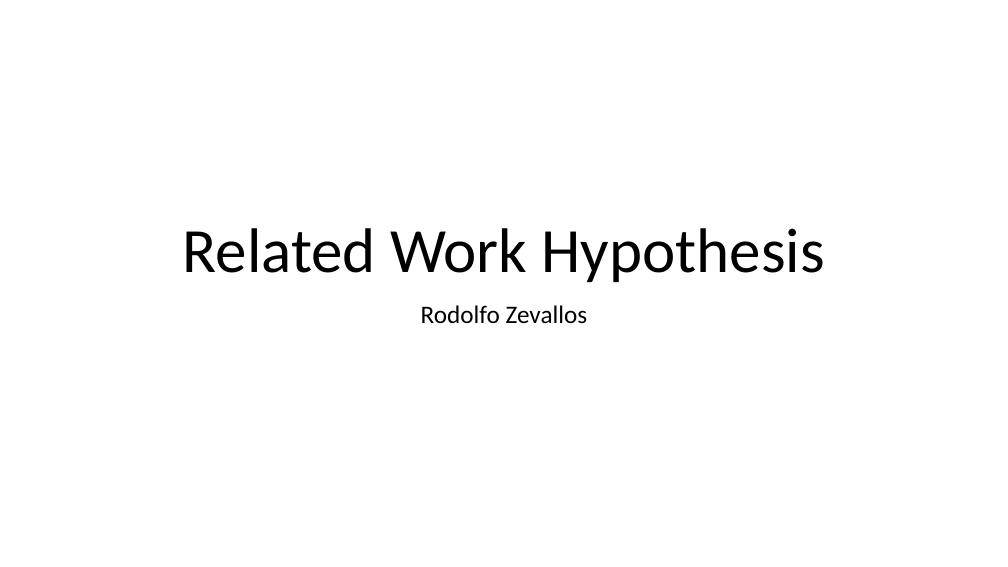
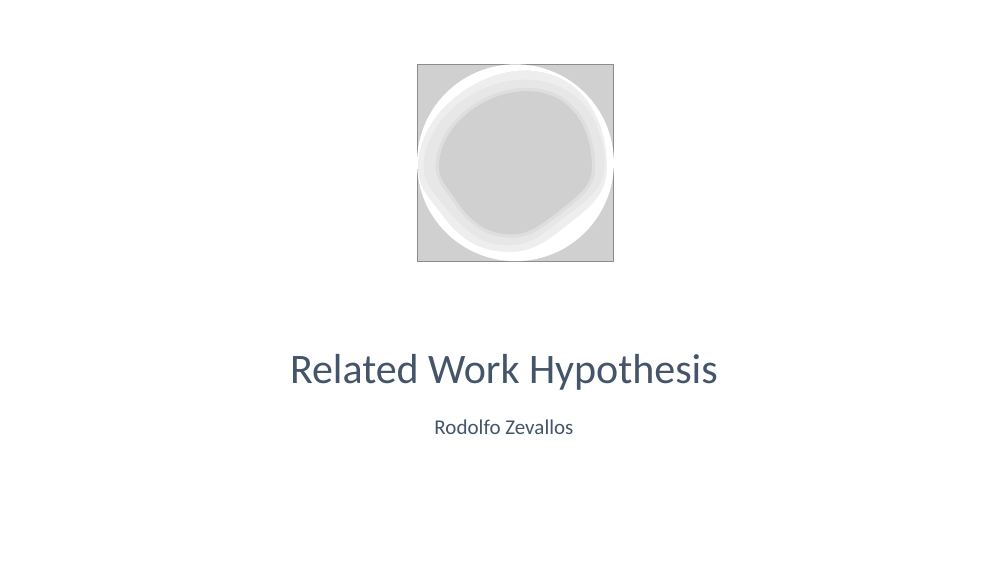
Before and after one commit to kwchurch/JSALT_Better_Together, a slide deck: slide 1 of slides/final_presentation_draft/Experiments/Related_Work_Hypothesis_final.pptx. Drawn at 1008x567 pixels with LibreOffice and Linux fonts; fonts in the diff are those of the drawing; grey boxes stand for pictures. Boxes give left, top, right and bottom in pixels: in the first picture for what was removed or moved away, otherwise in the second. Text is boxed around its words. In the diff, an @@ line names an element or a change of style, - is before the commit and + after.

```diff
--- a/slides/final_presentation_draft/Experiments/Related_Work_Hypothesis_final.pptx
+++ b/slides/final_presentation_draft/Experiments/Related_Work_Hypothesis_final.pptx
@@ picture added at [417, 64, 614, 261] @@
@@ freeform shape added at [417, 64, 614, 261], fill #FFFFFF @@
@@ freeform shape added at [418, 70, 613, 256], fill #FFFFFF at 30% opacity @@
@@ freeform shape added at [419, 70, 613, 255], fill #FFFFFF at 30% opacity @@
@@ freeform shape added at [419, 70, 613, 255], fill #FFFFFF at 30% opacity @@
@@ title "Related Work Hypothesis": place and size @@
-title "Related Work Hypothesis" at [183, 228, 825, 282]
+title "Related Work Hypothesis" at [290, 354, 718, 390]
@@ title "Related Work Hypothesis" at [290, 354, 718, 390]: size 60 to 40 pt, text colour #000000 to #44546A @@
@@ subtitle "Rodolfo Zevallos": place and size @@
-subtitle "Rodolfo Zevallos" at [421, 305, 588, 323]
+subtitle "Rodolfo Zevallos" at [434, 419, 573, 434]
@@ subtitle "Rodolfo Zevallos" at [434, 419, 573, 434]: size 24 to 20 pt, text colour #000000 to #44546A @@
```
Also in this commit, not shown: 3 other slides changed.
